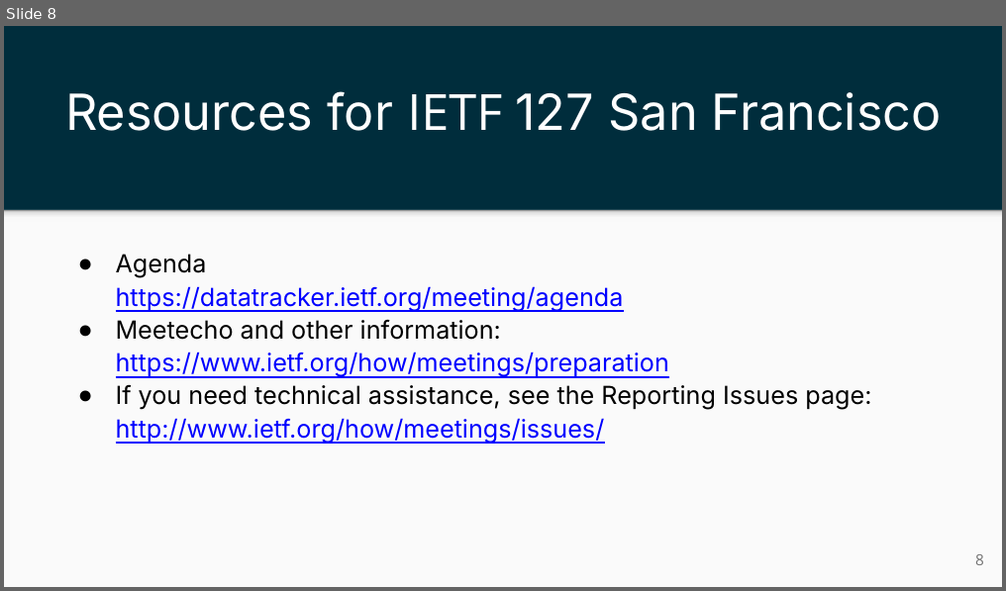
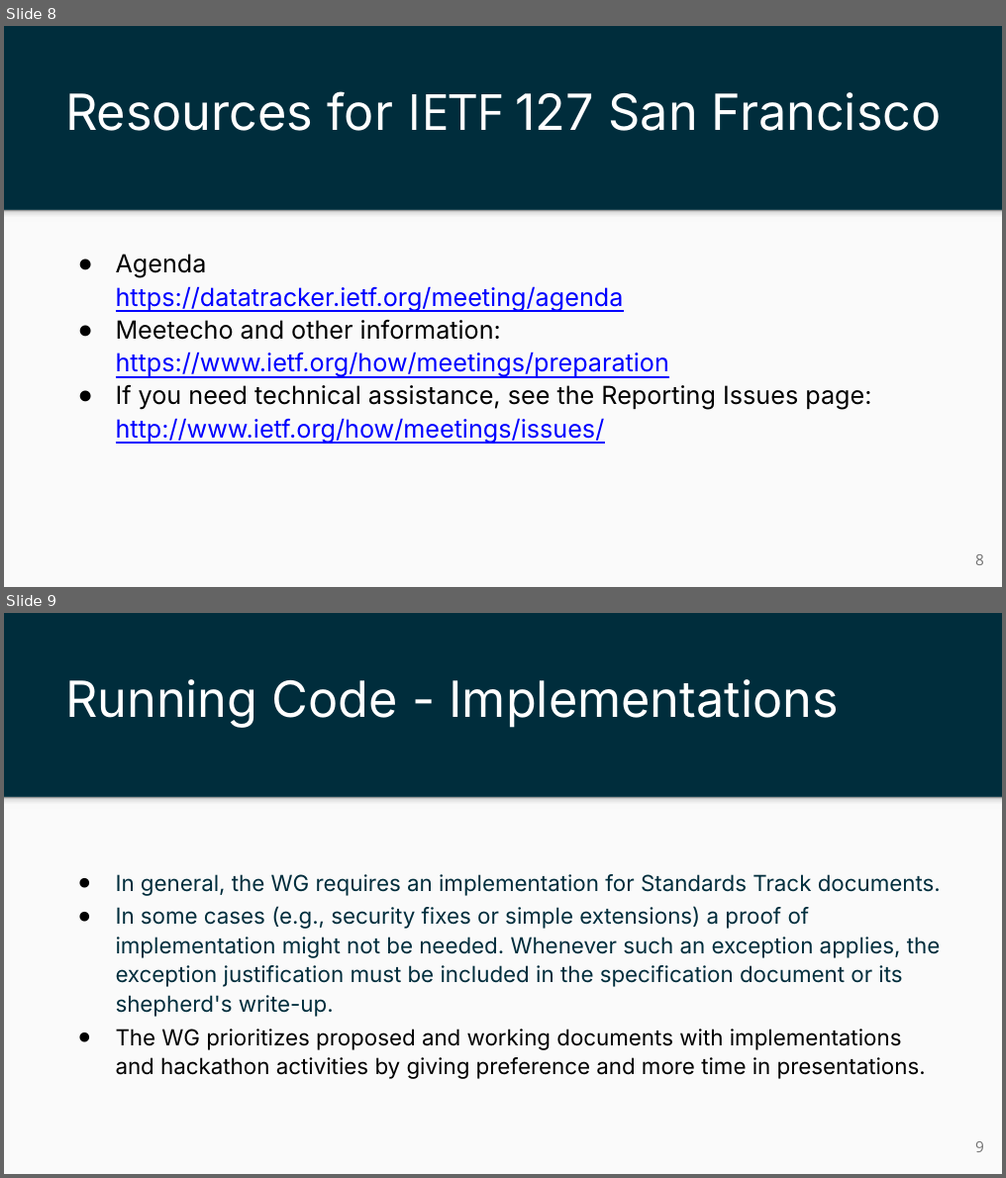
Before and after one commit to ietf-bpm-wg/meeting-materials, a slide deck: ietf127-SanFrancisco/slides/chair-slides-bpm2.pptx. Shown one above the other, each under a label of ours: slide 8 before the commit, slides 8 and 9 after it. The pictures are 1006x591 and 1006x1178 pixels, drawn with LibreOffice and Linux fonts; fonts in the diff are those of the drawing. Boxes give left, top, right and bottom in pixels: in the first picture for what was removed or moved away, otherwise in the second. Text is boxed around its words. In the diff, an @@ line names an element or a change of style, - is before the commit and + after.

Commit message:
running code

```diff
--- a/ietf127-SanFrancisco/slides/chair-slides-bpm2.pptx
+++ b/ietf127-SanFrancisco/slides/chair-slides-bpm2.pptx
@@ slide 9 added at (4, 613, 1002, 1174), background #002D3C; not listed: 2 template elements that a slide beside it also shows @@
@@ title added at (65, 679, 838, 728), 36 pt, text #FFFFFF @@
+Running Code - Implementations
@@ text added at (116, 874, 941, 1079), 16 pt, text #002D3C @@
+● In general, the WG requires an implementation for Standards Track documents.
+● In some cases (e.g., security fixes or simple extensions) a proof of implementation might not be needed. Whenever such an exception applies, the exception justification must be included in the specification document or its shepherd's write-up.
+● The WG prioritizes proposed and working documents with implementations and hackathon activities by giving preference and more time in presentations.
@@ page number added at (975, 1142, 984, 1153), 11 pt, text #737373 @@
+9
```
Also in this commit, not shown: 1 other file.
